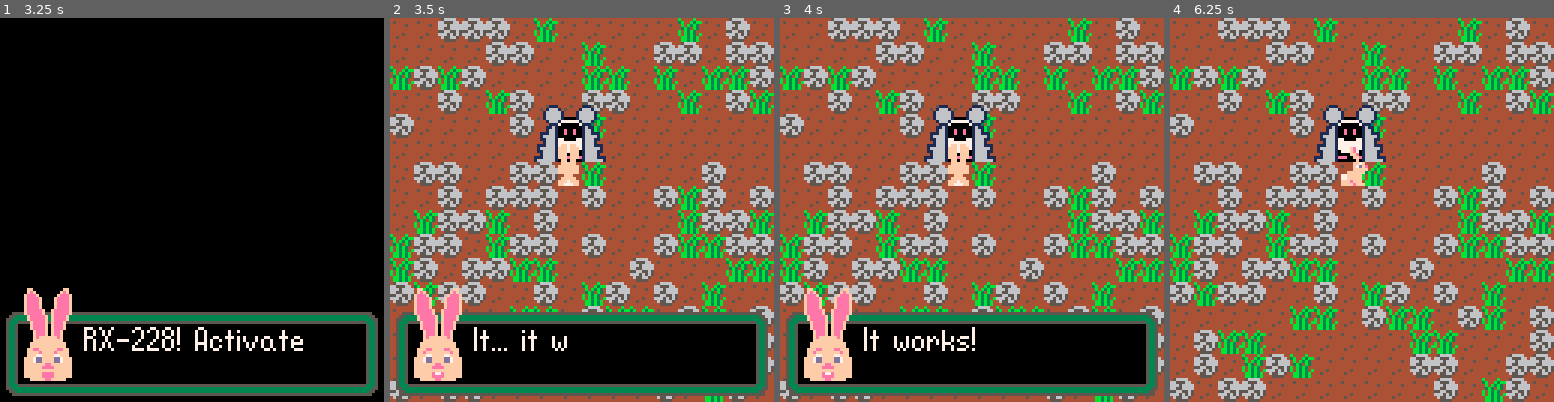
Above: before the commit, frames 1-4 (left to right).
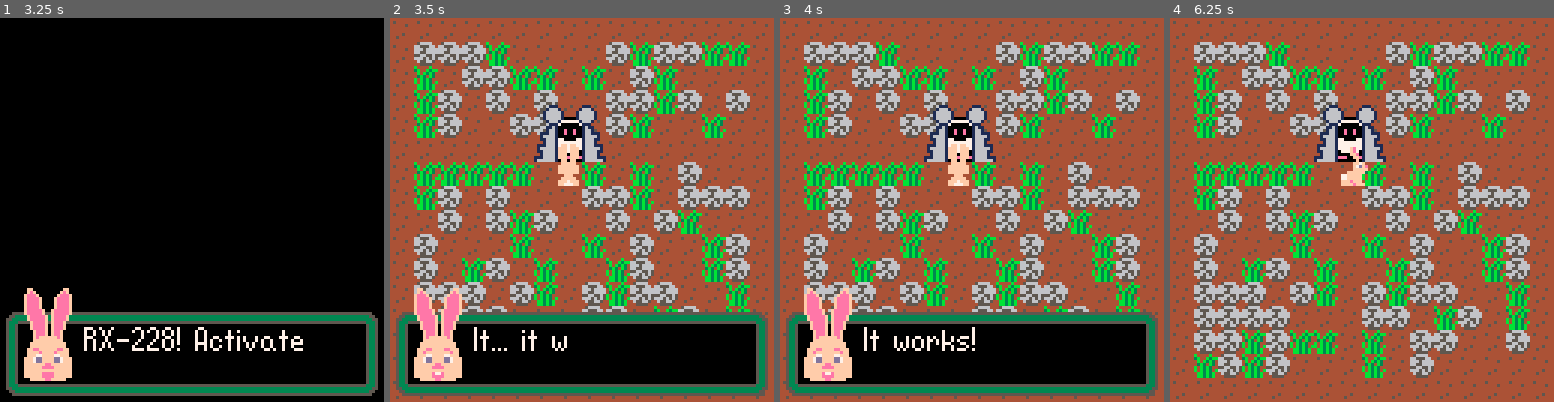
Above: after the commit, the same moments.

Repository: DeCarabas/pico_carts
Game: PICO-8 cartridge robo.p8
Two runs of this game, one before a commit and one after it. Both use one fixed random seed, a clock stepped at 60 frames per second and the inputs below.
Inputs:
- Up to frame 1 (3.25 s): tap X (X key) at 0.33, 1.07, 1.85, 2.97 s; tap O (Z key) at 0.7, 1.7, 2.1, 2.5, 2.9 s; hold Right 1.6-2.1 s; hold Up 2.15-2.42 s; hold Right 2.47-3.03 s; hold Left from 3.08 s (still down)
- Up to frame 2 (3.5 s): keep holding Left; tap O (Z key) at 3.3 s
- Up to frame 3 (4 s): release Left at 3.58 s; hold Down 3.63-3.97 s; tap O (Z key) at 3.7 s
- Up to frame 4 (6.25 s): hold Right 4.02-4.68 s; tap X (X key) at 4.08, 5.2 s; tap O (Z key) every 0.4 s from 4.1 to 6.1 s; hold Up 4.73-5.03 s; hold Left 5.08-5.68 s; hold Down 5.73-6.03 s; hold Right from 6.08 s (still down)

Frame 1 is identical in both runs. In frame 2, 30% of the frame differs, in the area x 0-100%, y 0-100%; in frame 3, 30%; in frame 4, 39%.

Commit message:
One-tile border

Diff:
--- a/robo.p8
+++ b/robo.p8
@@ -150,8 +150,8 @@
 function place_rand(count, sp)
  local cnt=0
  while cnt<count do
-  local x=flr(rnd(32))
-  local y=flr(rnd(32))
+  local x=1+flr(rnd(14))
+  local y=1+flr(rnd(14))
   if x~=base_x and
      y~=base_y and
      not fget(mget(x,y),0) then
@@ -175,8 +175,8 @@
  init_penny()
 
  -- init the item sprite layer
- place_rand(320,147) --grass
- place_rand(320,65)  --rock
+ place_rand(80,147) --grass
+ place_rand(80,65)  --rock
 
  if chapter==0 then
   do_script(cs_intro)
@@ -313,10 +313,10 @@
   if btnp(➡️) then tx=px+1 d=1 end
   if btnp(⬇️) then ty=py+1 d=2 end
   if btnp(⬆️) then ty=py-1 d=3 end
-  if tx<0  then buzz() tx=0  end
-  if tx>15 then buzz() tx=15 end
-  if ty<0  then buzz() ty=0  end
-  if ty>15 then buzz() ty=15 end
+  if tx<1  then buzz() tx=1  end
+  if tx>14 then buzz() tx=14 end
+  if ty<1  then buzz() ty=1  end
+  if ty>14 then buzz() ty=14 end
   if collide(px,py,tx,ty) then
    tx=flr(px) ty=flr(py)
   end
